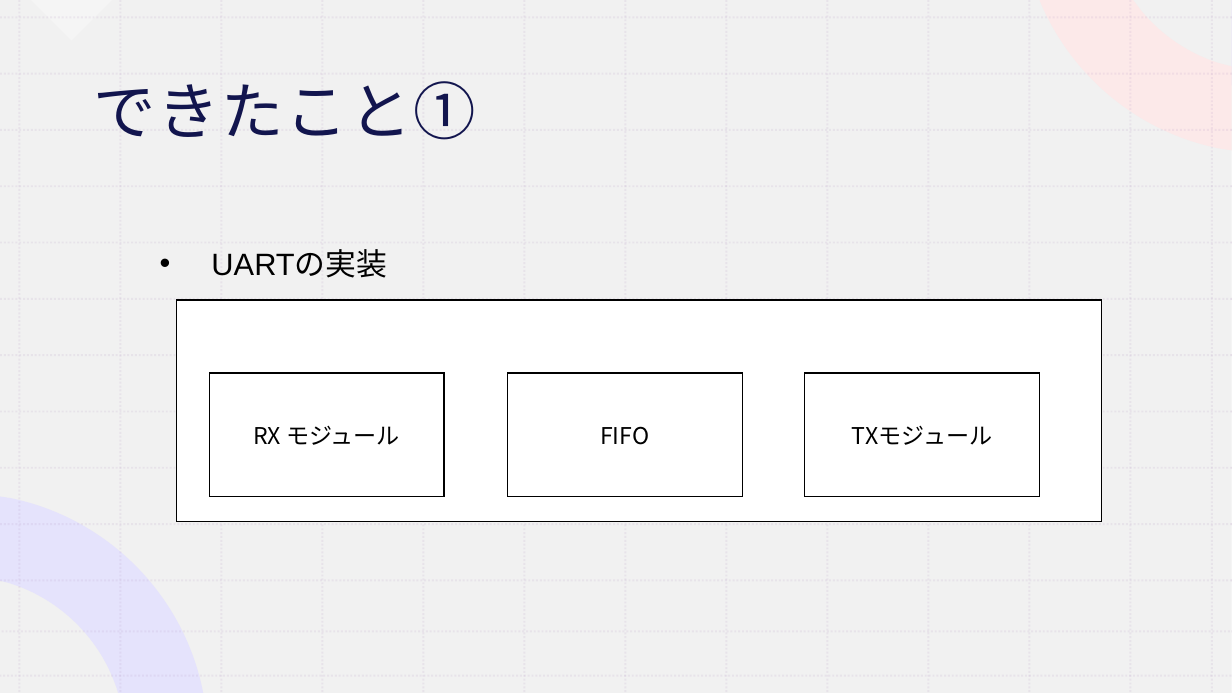
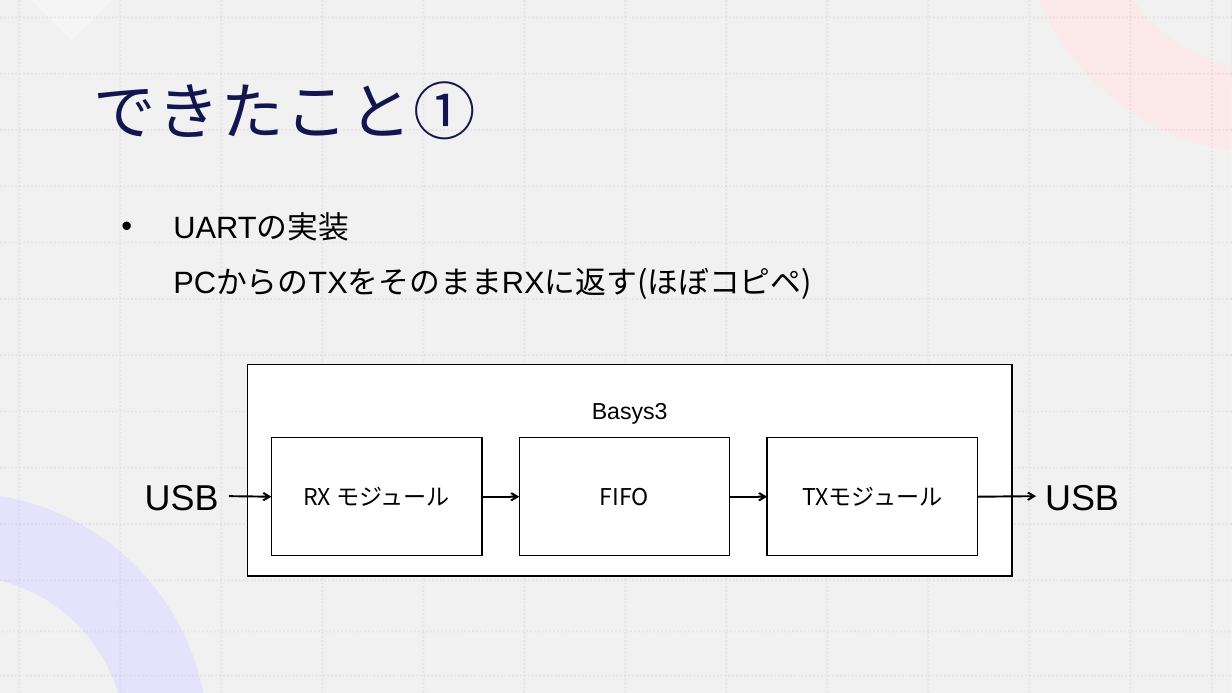
Before and after one commit to koki0517/KOBO_FPGA, a slide deck: slide 3 of 前期最終発表.pptx. Drawn at 1232x693 pixels with LibreOffice and Linux fonts; fonts in the diff are those of the drawing. Boxes give left, top, right and bottom in pixels: in the first picture for what was removed or moved away, otherwise in the second. Text is boxed around its words. In the diff, an @@ line names an element or a change of style, - is before the commit and + after.

```diff
--- a/前期最終発表.pptx
+++ b/前期最終発表.pptx
@@ text at (173, 213, 812, 299): text changed; font Arial to Noto Sans CJK JP @@
-• UARTの実装
+• UARTの実装
+  PCからのTXをそのままRXに返す(ほぼコピペ)
@@ rectangle "Basys3": place and size @@
-rectangle "Basys3" at (177, 300, 1102, 522)
+rectangle "Basys3" at (248, 365, 1013, 577)
@@ rectangle "Basys3" at (248, 365, 1013, 577): font Noto Sans CJK JP to Arial; line spacing 1 to 2; vertical alignment middle to top @@
@@ rectangle "RX モジュール": place and size @@
-rectangle "RX モジュール" at (209, 373, 444, 497)
+rectangle "RX モジュール" at (272, 438, 482, 556)
@@ rectangle "FIFO": place and size @@
-rectangle "FIFO" at (507, 373, 742, 497)
+rectangle "FIFO" at (519, 438, 730, 556)
@@ rectangle "TXモジュール": place and size @@
-rectangle "TXモジュール" at (805, 373, 1040, 497)
+rectangle "TXモジュール" at (767, 438, 978, 556)
@@ text added at (145, 485, 219, 511), 28 pt, text #000000 @@
+USB
@@ arrow added from (229, 496) to (272, 497), #000000 1.5 pt @@
@@ arrow added from (482, 497) to (519, 497), #000000 1.5 pt @@
@@ arrow added from (730, 497) to (767, 497), #000000 1.5 pt @@
@@ arrow added from (978, 497) to (1036, 496), #000000 1.5 pt @@
@@ text added at (1045, 485, 1119, 511), 28 pt, text #000000 @@
+USB
```
Also in this commit, not shown: 2 other slides changed, 3 slides added, 3 other files.
